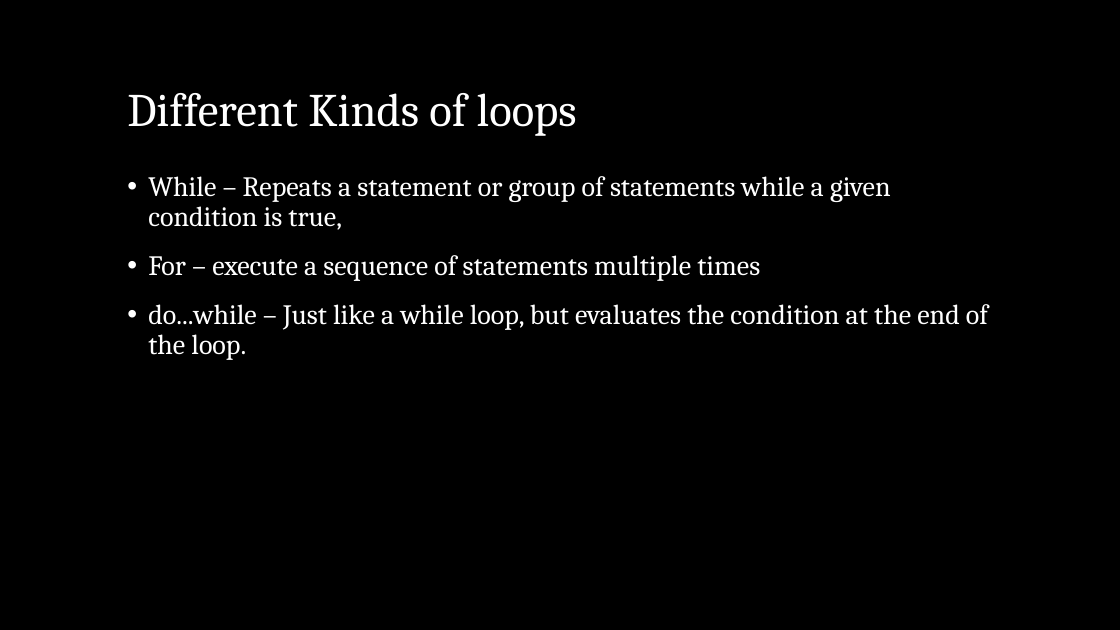
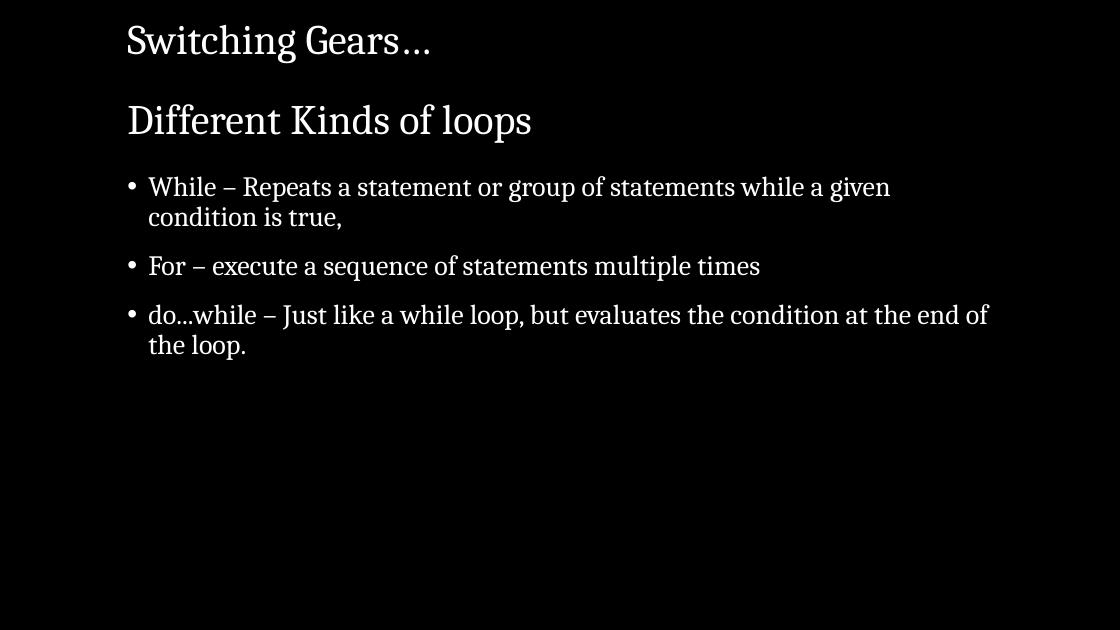
Before and after one commit to Mechanical-Advantage/Training2018, a slide deck: slide 10 of doc/java/slides/week3.pptx (slide 2 before the commit). Drawn at 1120x630 pixels with LibreOffice and Linux fonts; fonts in the diff are those of the drawing; background and template pictures are left out. Boxes give left, top, right and bottom in pixels: in the first picture for what was removed or moved away, otherwise in the second. Text is boxed around its words. In the diff, an @@ line names an element or a change of style, - is before the commit and + after.

```diff
--- a/doc/java/slides/week3.pptx
+++ b/doc/java/slides/week3.pptx
@@ title at (127,25,532,143): text changed; size 40 to 36 pt @@
-Different Kinds of loops
+Switching Gears…
+Different Kinds of loops
```
Also in this commit, not shown: 8 slides added, 2 other files.
